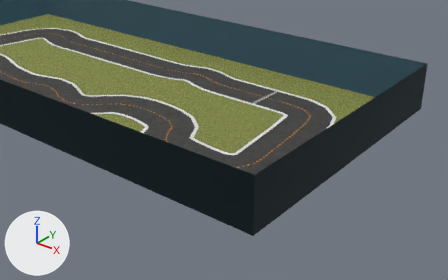
The COLLADA model bundle/deepracer_simulation_environment/share/deepracer_simulation_environment/meshes/2022_summit_speedway_ccw/2022_summit_speedway_ccw.dae, before and after one commit.
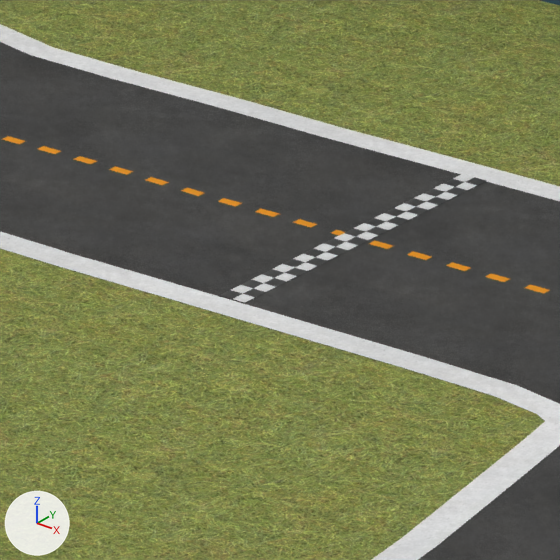
There are two pictures of each version: one from a 50 mm lens placed at (10.64, -9.05, 5.13), pointed at (2.91, 0.6, -0.86), one close up on the part from 51% to 64% of the width and 26% to 46% of the height. Lighting does not change. The marker at lower left points along +X, +Y and +Z.

Names of what the first close-up shows: 'StartLine', 'cl', 'field', 'il', 'ol', 'road'.
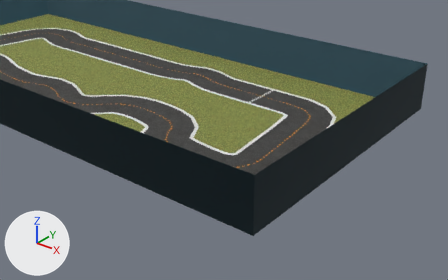
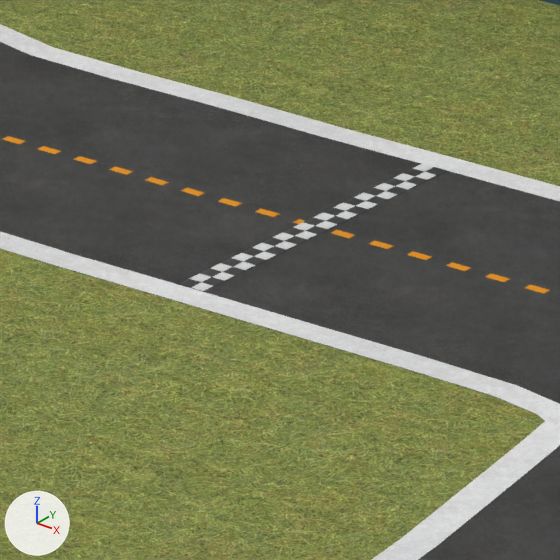
What differs and where, as boxes (x1, y1, x2, y2) in the close-ups (560 x 560 px):
'StartLine', moved, turned
    before: (221, 174, 487, 303)
    after: (179, 164, 446, 291)

The edits, one by one:
Object 'StartLine' (ob_startline) moves from (3.385, 1.475, 0.003) to (3.278, 1.471, 0.003).
Object 'StartLine' (ob_startline) turns from (0, 0, 132) to (0, 0, 131) degrees about x, y and z.
